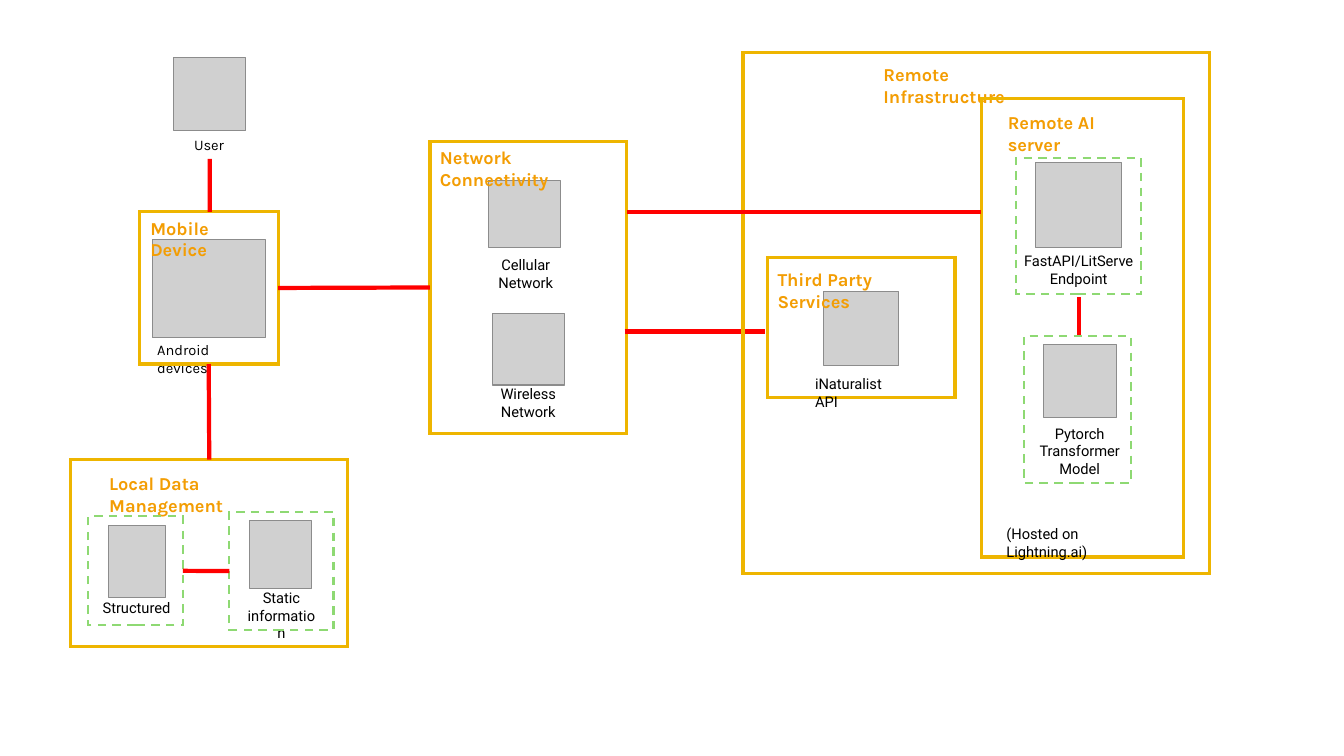
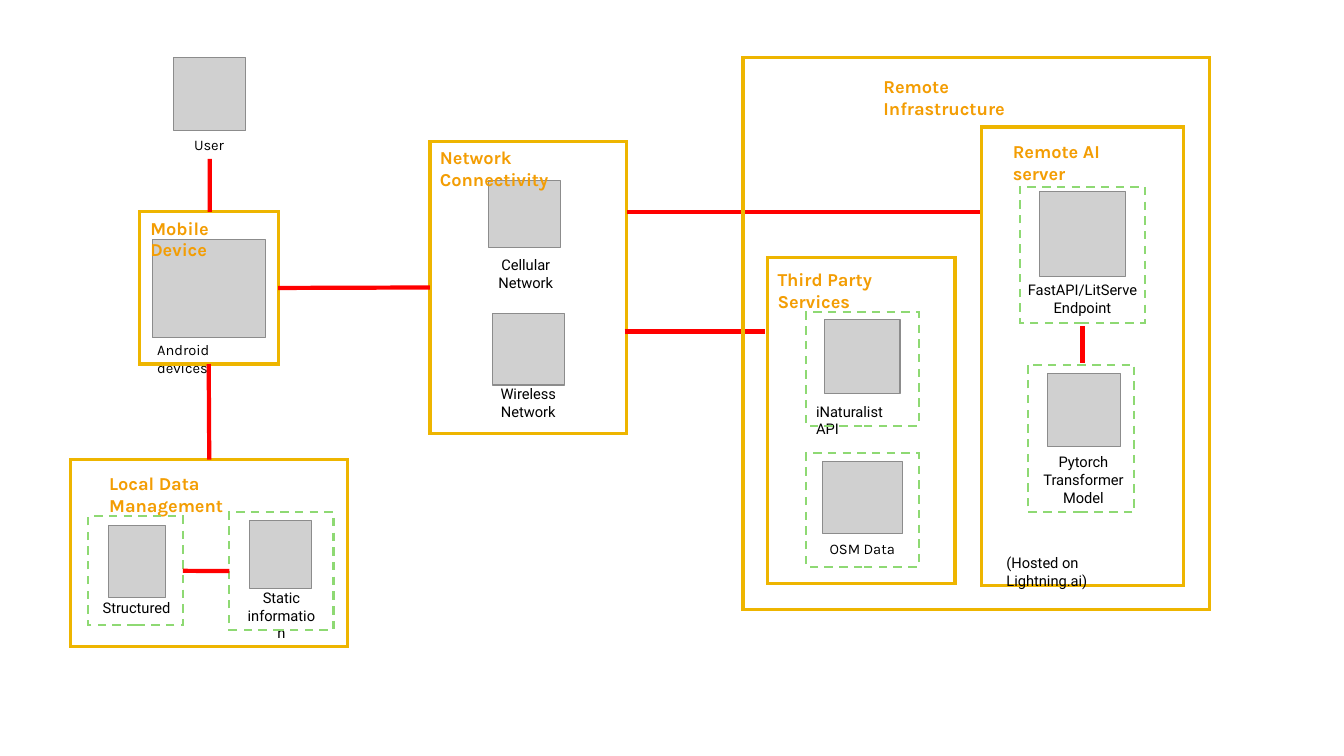
Before and after one commit to CommonHouseCat/fungiscan-mushroom-identifier, a slide deck: slide 2 of Báo cáo/Diagram/System architecture.pptx. Drawn at 1344x756 pixels with LibreOffice and Linux fonts; fonts in the diff are those of the drawing; grey boxes stand for pictures. Boxes give left, top, right and bottom in pixels: in the first picture for what was removed or moved away, otherwise in the second. Text is boxed around its words. In the diff, an @@ line names an element or a change of style, - is before the commit and + after.

```diff
--- a/Báo cáo/Diagram/System architecture.pptx
+++ b/Báo cáo/Diagram/System architecture.pptx
@@ rectangle resized from (x1=743, y1=52, x2=1210, y2=574) to (x1=743, y1=57, x2=1210, y2=610) @@
@@ text "Remote Infrastructure" rewrapped from (x1=883, y1=69, x2=1004, y2=109) to (x1=883, y1=81, x2=1004, y2=116) @@
@@ rectangle resized from (x1=768, y1=257, x2=956, y2=397) to (x1=768, y1=257, x2=956, y2=584) @@
@@ 3 texts, 2 pictures, 2 rectangles, 1 line moved together from (x1=1008, y1=117, x2=1141, y2=483) to (x1=1013, y1=146, x2=1145, y2=512) @@
@@ text "iNaturalist API" moved from (x1=815, y1=378, x2=882, y2=407) to (x1=816, y1=406, x2=883, y2=434) @@
@@ group added at (x1=807, y1=313, x2=920, y2=567): 2 rectangles, 1 picture, 1 text @@
+OSM Data
@@ 1 rectangle, 1 picture, 1 text moved together from (x1=824, y1=99, x2=1184, y2=560) to (x1=825, y1=127, x2=1184, y2=589) @@
```
Also in this commit, not shown: 4 other files.
